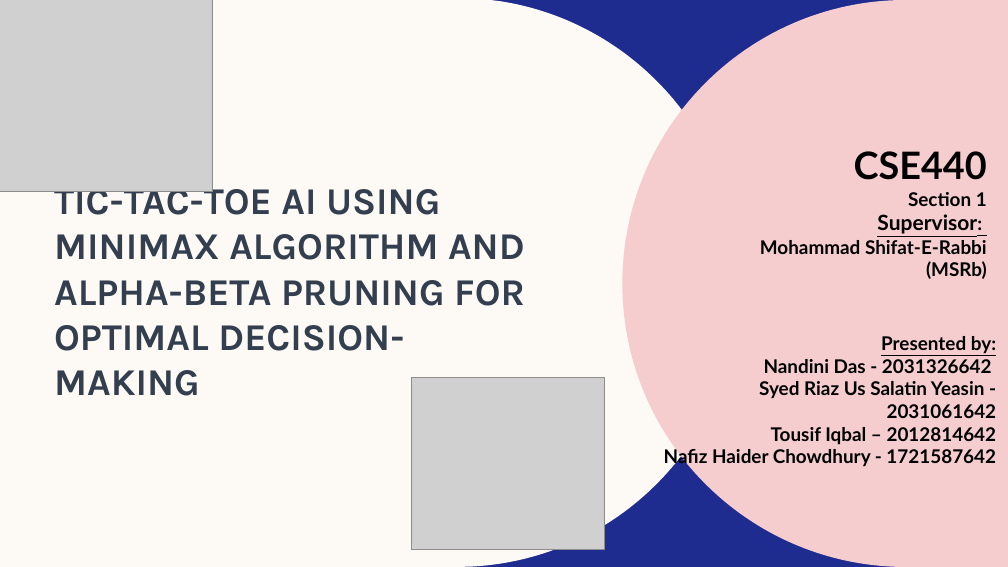
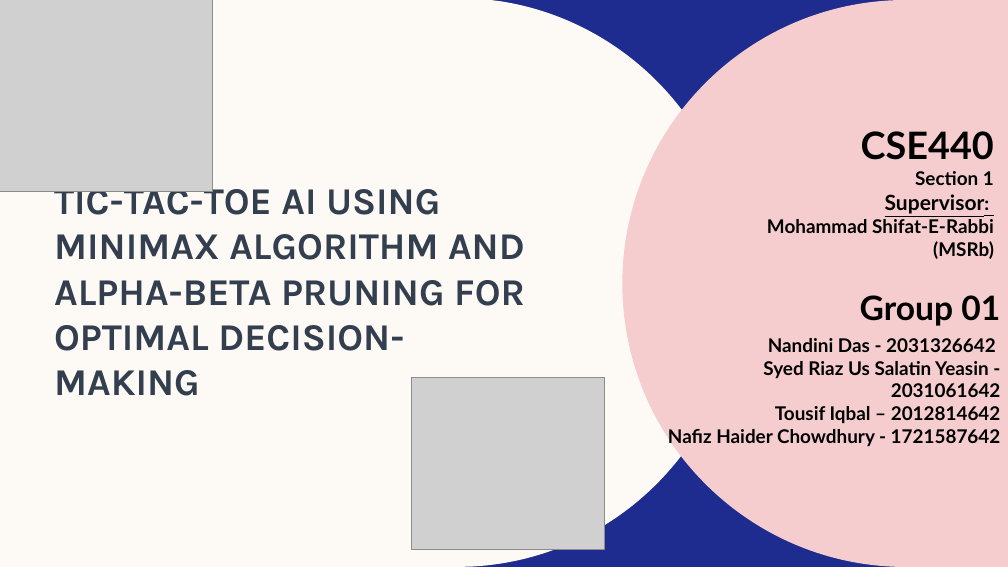
Before and after one commit to haiderCho/CSE440-Project-TTTAI, a slide deck: slide 1 of others/final-presentation.pptx. Drawn at 1008x567 pixels with LibreOffice and Linux fonts; fonts in the diff are those of the drawing; grey boxes stand for pictures; background and template pictures are left out. Boxes give left, top, right and bottom in pixels: in the first picture for what was removed or moved away, otherwise in the second. Text is boxed around its words. In the diff, an @@ line names an element or a change of style, - is before the commit and + after.

```diff
--- a/others/final-presentation.pptx
+++ b/others/final-presentation.pptx
@@ text "CSE440": place and size @@
-text "CSE440" at box(760, 151, 987, 279)
+text "CSE440" at box(767, 131, 994, 259)
@@ subtitle at box(668, 295, 1001, 448): text changed @@
-Presented by:
-Nandini Das - 2031326642
-Syed Riaz Us Salatin Yeasin - 2031061642
-Tousif Iqbal – 2012814642
-Nafiz Haider Chowdhury - 1721587642
+Group 01
+Nandini Das - 2031326642
+Syed Riaz Us Salatin Yeasin - 2031061642
+Tousif Iqbal – 2012814642
+Nafiz Haider Chowdhury - 1721587642
```
Also in this commit, not shown: 3 other slides changed.
